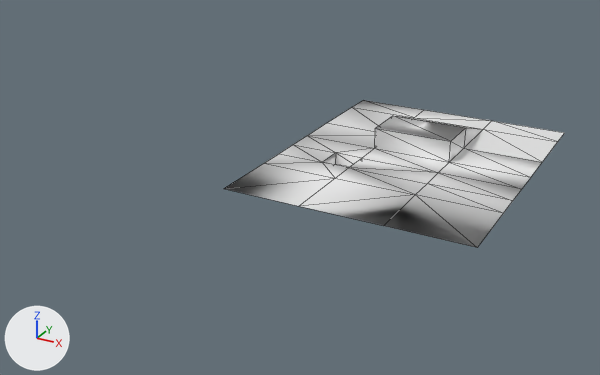
What one commit did to the FBX model BloodySacrificeモック/Data/Model/Field/coll_Field.fbx.
One viewpoint serves both versions: a 50 mm lens placed at (0.767, -1.932, 0.847), pointed at (-0.259, -0.067, -0.086). Every picture has the same lights, and +X, +Y and +Z are marked at lower left. Mesh edges are drawn as thin lines.

The older version as bpy lines, for what is in view:
```python
me_imagetostl_mesh_002 = bpy.data.meshes.new('imagetostl_mesh.002')
me_imagetostl_mesh_002.from_pydata(...)  # 42 vertices, 62 faces; spans x -33.0..33.0, y -33.7..49.9, z -3.4..6.0
ob_imagetostl_mesh = bpy.data.objects.new('imagetostl_mesh', me_imagetostl_mesh_002)
ob_imagetostl_mesh.location = (0.0, 0.0, 0.0)
ob_imagetostl_mesh.scale = (0.01, 0.01, 0.01)
```
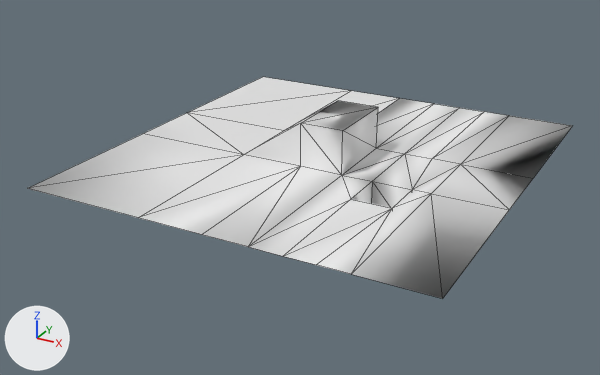
The edits, one by one:
me_imagetostl_mesh_002 is used by ob_imagetostl_mesh; location (0.0, 0.0, 0.0); scale (0.01, 0.01, 0.01).
me_imagetostl_mesh_002 had 42 vertices, 62 faces and spanned x -33.0..33.0, y -33.7..49.9, z -3.4..6.0.
me_imagetostl_mesh_002 now has 42 vertices, 62 faces and spans x -57.5..57.5, y -33.7..76.6, z -12.6..12.3.
me_imagetostl_mesh_002 part 1: 29 of 42 vertices moved; they spanned x -33.0..33.0, y -33.7..49.9, z -3.4..6.0 and now span x -57.5..57.5, y -33.7..76.6, z -12.6..12.3; mean shift (-0.6, 3.3, -0.4); largest move (33.0, 49.9, 0.0) -> (57.5, 76.6, 0.0).
Object 'imagetostl_mesh' (ob_imagetostl_mesh) turns from (0, 0, 0) to (0, 0, 90) degrees about x, y and z.

Pixel boxes [x1, y1, x2, y2] of what changed, in the pictures (600 x 375 px):
'imagetostl_mesh', reshaped, turned
    before: [224, 100, 564, 247]
    after: [28, 77, 572, 298]
